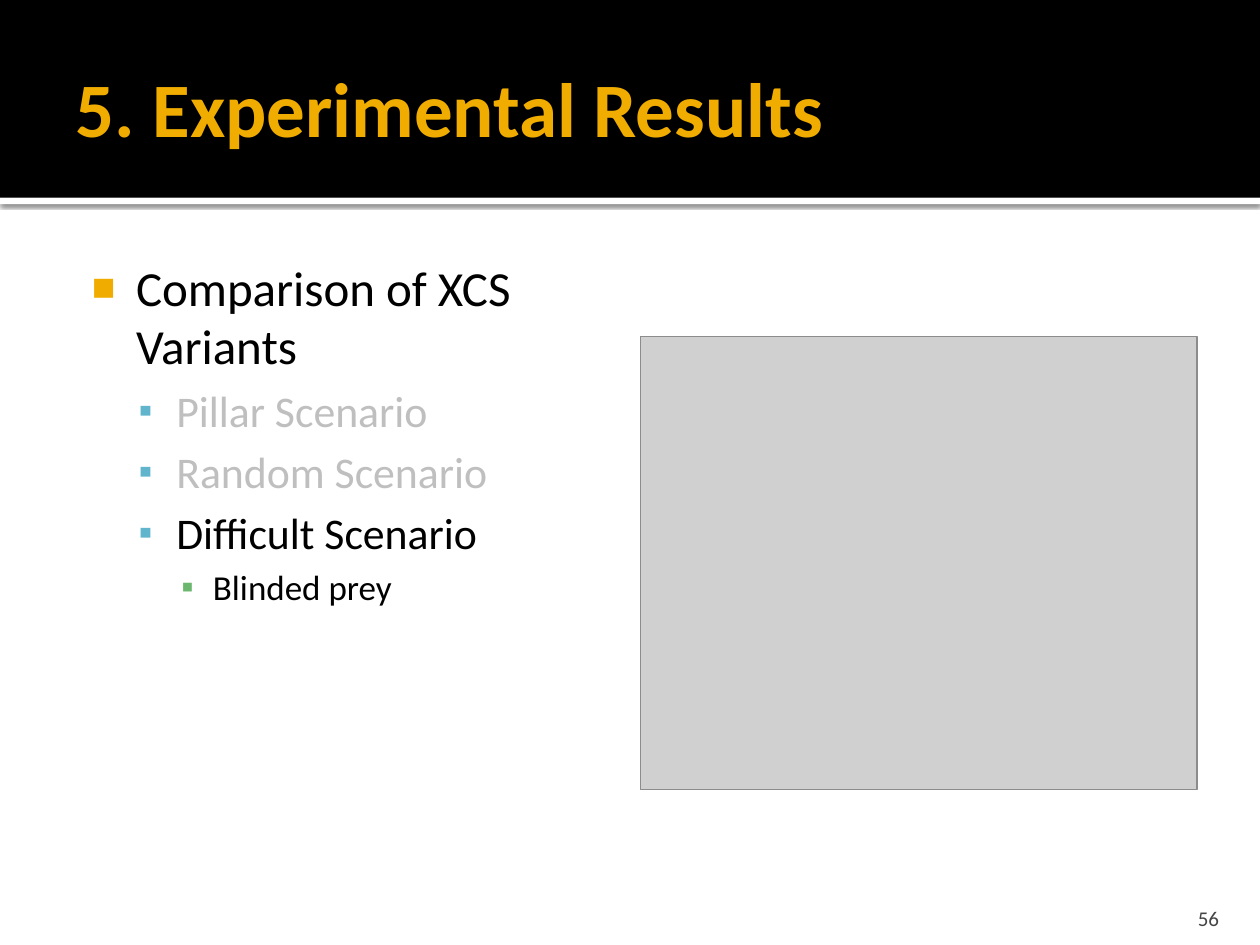
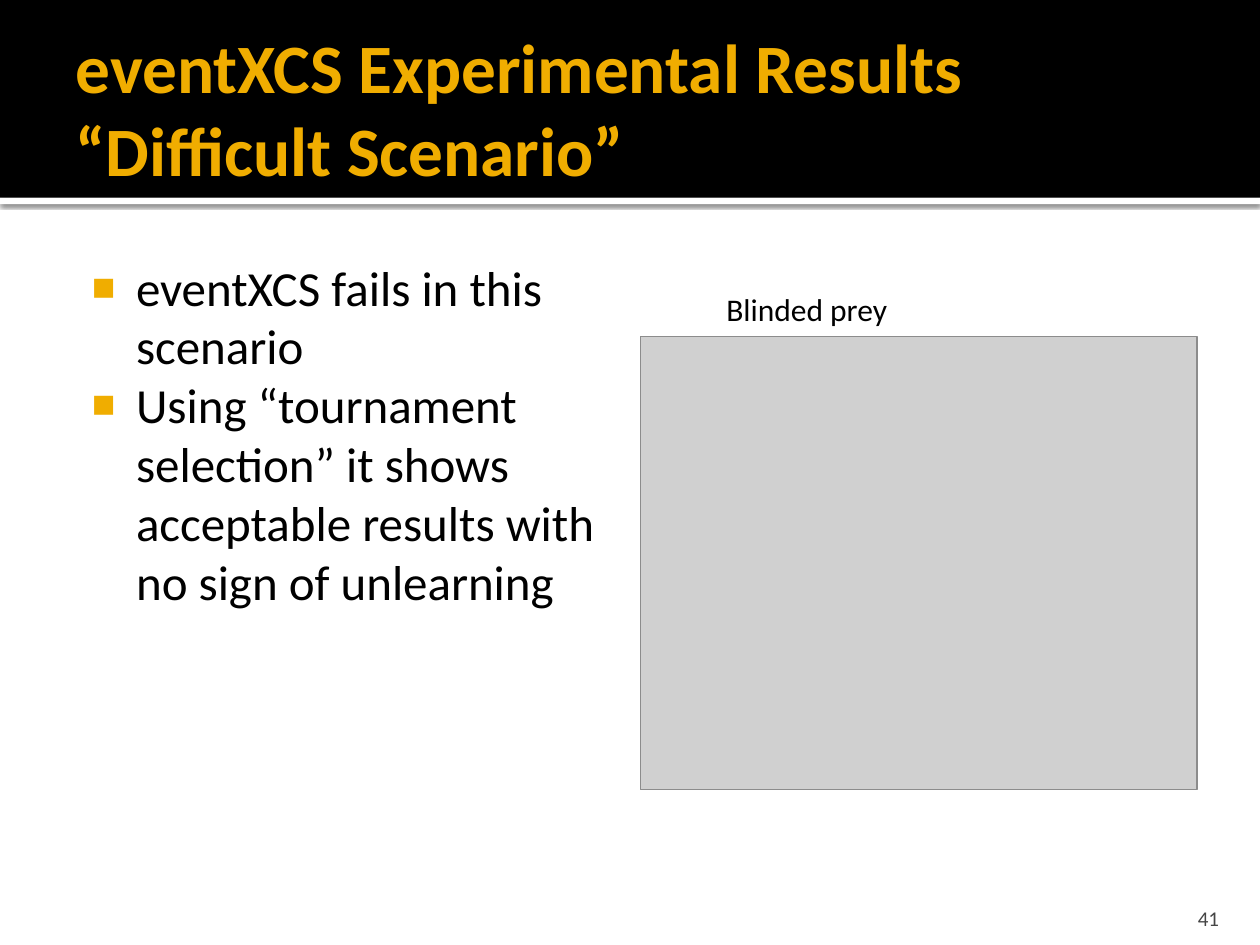
Before and after one commit to ClemensLode/GECCO-XCS-paper, a slide deck: slide 41 of Presentation/Adaption of XCS to Multi-Learner Predator.pptx (slide 56 before the commit). Drawn at 1260x945 pixels with LibreOffice and Linux fonts; fonts in the diff are those of the drawing; grey boxes stand for pictures. Boxes give left, top, right and bottom in pixels: in the first picture for what was removed or moved away, otherwise in the second. Text is boxed around its words. In the diff, an @@ line names an element or a change of style, - is before the commit and + after.

```diff
--- a/Presentation/Adaption of XCS to Multi-Learner Predator.pptx
+++ b/Presentation/Adaption of XCS to Multi-Learner Predator.pptx
@@ title at (76, 44, 962, 177): text changed; size 44 to 39.6 pt @@
-5. Experimental Results
+eventXCS Experimental Results
+“Difficult Scenario”
@@ text at (136, 272, 594, 609): text changed; size 25 to 28 pt @@
-■ Comparison of XCS Variants
-  ▪ Pillar Scenario
-  ▪ Random Scenario
-  ▪ Difficult Scenario
-    ▪ Blinded prey
+■ eventXCS fails in this scenario
+■ Using “tournament selection” it shows acceptable results with no sign of unlearning
@@ text added at (726, 299, 887, 326), 18 pt, text #000000 @@
+Blinded prey
@@ page number at (1198, 912, 1219, 926): text changed @@
-56
+41
```
Also in this commit, not shown: 18 other slides changed, 7 slides added, 34 slides removed, 1 other file.
